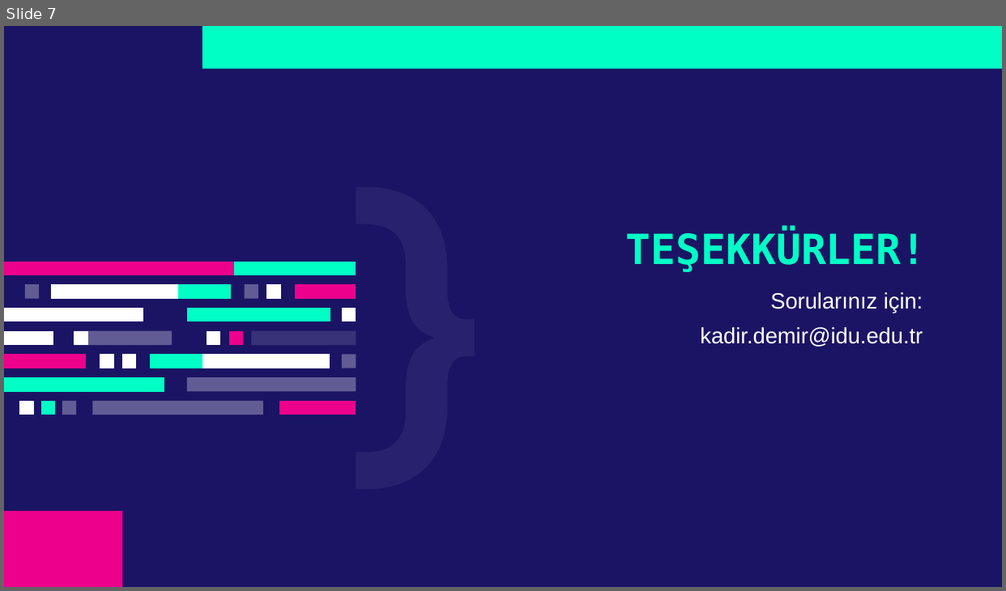
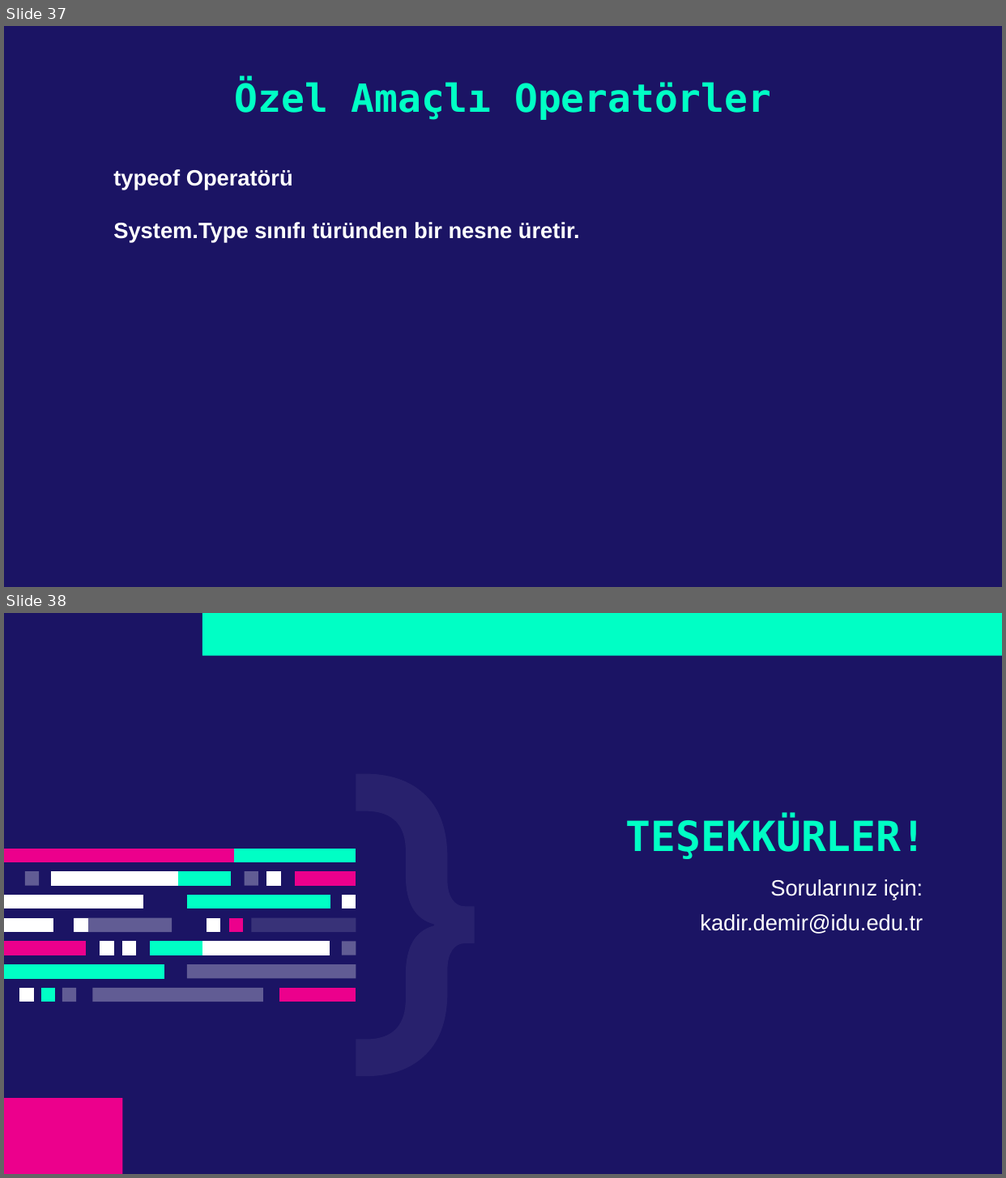
Before and after one commit to kadirdemir/C-Sharp-2022, a slide deck: Operatörler.pptx. Shown one above the other, each under a label of ours: slide 7 before the commit, slides 37 and 38 after it. The pictures are 1006x591 and 1006x1178 pixels, drawn with LibreOffice and Linux fonts; fonts in the diff are those of the drawing. Boxes give left, top, right and bottom in pixels: in the first picture for what was removed or moved away, otherwise in the second. Text is boxed around its words. In the diff, an @@ line names an element or a change of style, - is before the commit and + after.

Commit message:
Operatörler Sunumu güncellendi

```diff
--- a/Operatörler.pptx
+++ b/Operatörler.pptx
@@ slide 37 added at (4,26,1002,587), background #1B1464 @@
@@ title added at (235,80,771,120), 28 pt, text #00FFC5, bold @@
+Özel Amaçlı Operatörler
@@ text added at (113,169,580,243), 16 pt, text #FFFFFF, bold @@
+typeof Operatörü
+System.Type sınıfı türünden bir nesne üretir.
@@ what was slide 7 is now slide 38 @@
```
Also in this commit, not shown: 30 other slides added.
